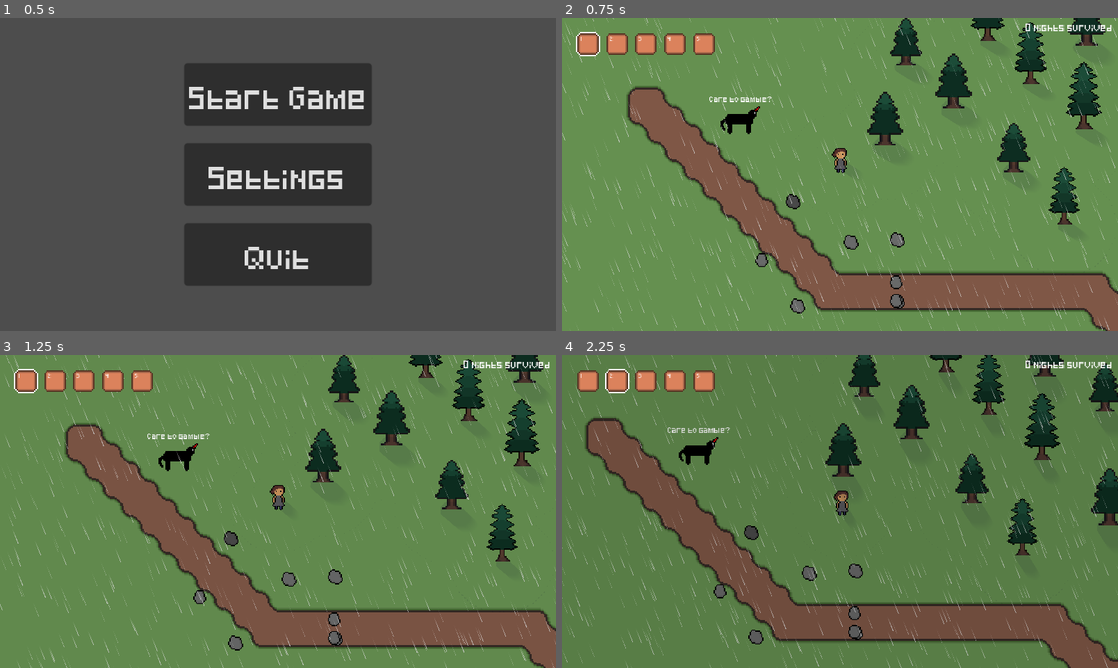
Above: before the commit, frames 1-4 (two rows, left to right).
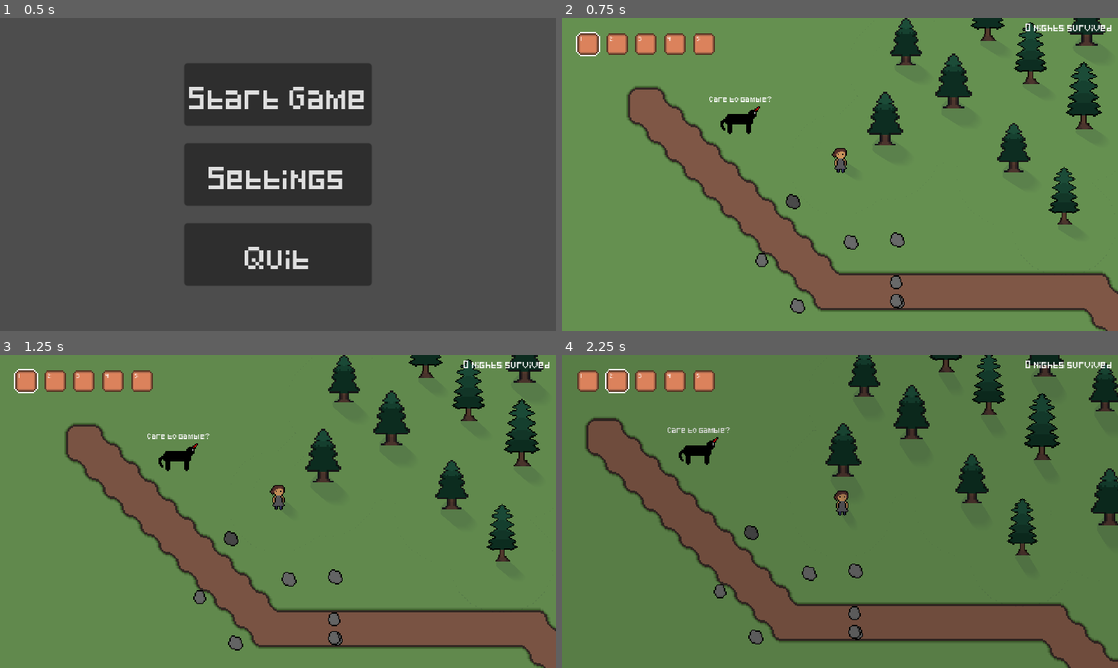
Above: after the commit, the same moments.

Repository: StormLight14/nightfall-mirror
Game: Godot game, scene res://ui/menus/main/main_menu.tscn
Same seed, same stepped clock (60 frames per second), same inputs: the game is played once before the commit and once after it.
Inputs (mouse positions are in pixels of both pictures, inside the frame that each line leads up to):
- Up to frame 1 (0.5 s): no input
- Up to frame 2 (0.75 s): click "Start Game" at 0.5 s
- Up to frame 3 (1.25 s): no input
- Up to frame 4 (2.25 s): tap Enter at 1.25 s; move the mouse to (962, 495) at 1.27 s; hold D (right) 1.28-2.03 s; tap 1 (hotbar1) at 1.35 s; move the mouse to (728, 527) at 2.02 s; hold S (down) from 2.03 s (still down); tap 2 (hotbar2) at 2.1 s

Frame 1 is identical in both runs. In frame 2, 2.0% of the frame differs, in the area x 0-100%, y 0-100%; in frame 3, 1.9%; in frame 4, 2.0%.

Commit message:
add chance of rain to island

Diff:
--- a/scenes/main/island.gd
+++ b/scenes/main/island.gd
@@ -5,6 +5,7 @@
 func _ready() -> void:
 	%Grass.update_full_tileset()
 	%Path.update_full_tileset()
+	%StartRainTimer.start()
 	daytime()
 	%AnimationPlayer.speed_scale = 15 # for testing night cycle
 	_on_day_timer_timeout() # to turn night instantly
@@ -54,3 +55,10 @@
 func _on_day_timer_timeout() -> void:
 	%AnimationPlayer.play("turn_night")
 	Signals.turning_night.emit(%AnimationPlayer.current_animation_length / %AnimationPlayer.speed_scale)
+
+func _on_start_rain_timer_timeout() -> void:
+	if randi_range(0, 1) == 1:
+		%Rain.visible = true
+
+func _on_stop_rain_timer_timeout() -> void:
+	%Rain.visible = false
--- a/scenes/main/island.tscn
+++ b/scenes/main/island.tscn
@@ -522,6 +522,7 @@
 polygon = PackedVector2Array(192, -192, 192, 36.4299, 192, 264, -189, 265, -189, -193)
 
 [node name="Rain" type="ColorRect" parent="CanvasLayer"]
+visible = false
 material = SubResource("ShaderMaterial_ctrbk")
 anchors_preset = 15
 anchor_right = 1.0
@@ -681,9 +682,19 @@
 wait_time = 30.0
 one_shot = true
 
+[node name="StartRainTimer" type="Timer" parent="."]
+unique_name_in_owner = true
+wait_time = 95.0
+
+[node name="StopRainTimer" type="Timer" parent="."]
+unique_name_in_owner = true
+wait_time = 35.0
+
 [connection signal="animation_finished" from="AnimationPlayer" to="." method="_on_animation_player_animation_finished"]
 [connection signal="timeout" from="NightTimer" to="." method="_on_night_timer_timeout"]
 [connection signal="timeout" from="DayTimer" to="." method="_on_day_timer_timeout"]
+[connection signal="timeout" from="StartRainTimer" to="." method="_on_start_rain_timer_timeout"]
+[connection signal="timeout" from="StopRainTimer" to="." method="_on_stop_rain_timer_timeout"]
 
 [editable path="Objects/Player"]
 [editable path="Objects/Rock8"]
